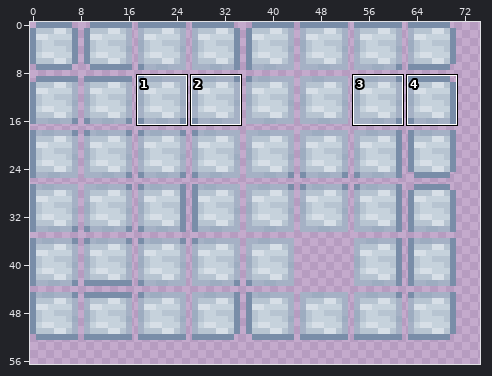
A pixel-art file gets an edit: Assets/_UntitledDeepSeaGame/_Content/_Art/_Texture/_Tiles/TX_Tileset_TitaniumPlate.aseprite. Above, an overview of the earlier version with the close-up marked.
Close-up. Before the edit:
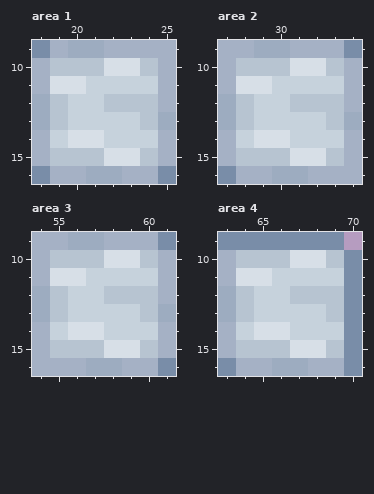
80x64 pixels, 1 frame. Colours within 5 levels of each other are drawn and written as one. Shown: area 1: x 18..25, y 9..16; area 2: x 27..34, y 9..16; area 3: x 54..61, y 9..16; area 4: x 63..70, y 9..16. The wide view leaves out empty margins. The commit also changed other parts of the picture, which this record leaves out.
And afterwards:
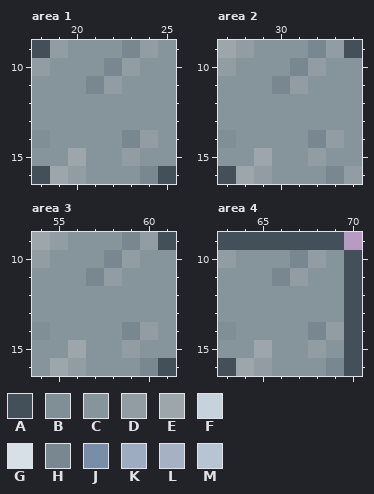
Palette (. is transparent): A #445059  B #808e96  C #86949b  D #929da3  E #9da7ab  F #c6d2dc  G #d7dfe7  H #788790  J #798da8  K #9dacc0  L #a5b1c5  M #b7c4d1
Diff:
Changed rows in their new state; - is an unchanged pixel.
Area 1, layer "TitaniumOre":
first column x 18:
 9 ADCCCHDC
10 DCCCHDCC
11 CCCHDCCC
12 CCCCCCCC
13 CCCCCCCC
14 BCCCCHDC
15 CCECCDCC
16 AEDCCCHA
Area 2, layer "TitaniumOre":
first column x 27:
 9 EDCCCHDA
10 DCCCHDCC
11 CCCHDCCC
12 CCCCCCCC
13 CCCCCCCC
14 BCCCCHDC
15 CCECCDCC
16 AEDCCCHD
Area 3, layer "TitaniumOre":
first column x 54:
 9 EDCCCHDA
10 DCCCHDCC
11 CCCHDCCC
12 CCCCCCCC
13 CCCCCCCC
14 BCCCCHDC
15 CCECCDCC
16 CEDCCCHA
Area 4, layer "TitaniumOre":
first column x 63:
 9 AAAAAAA-
10 DCCCHDCA
11 CCCHDCCA
12 CCCCCCCA
13 CCCCCCCA
14 BCCCCHDA
15 CCECCDCA
16 AEDCCCHA
